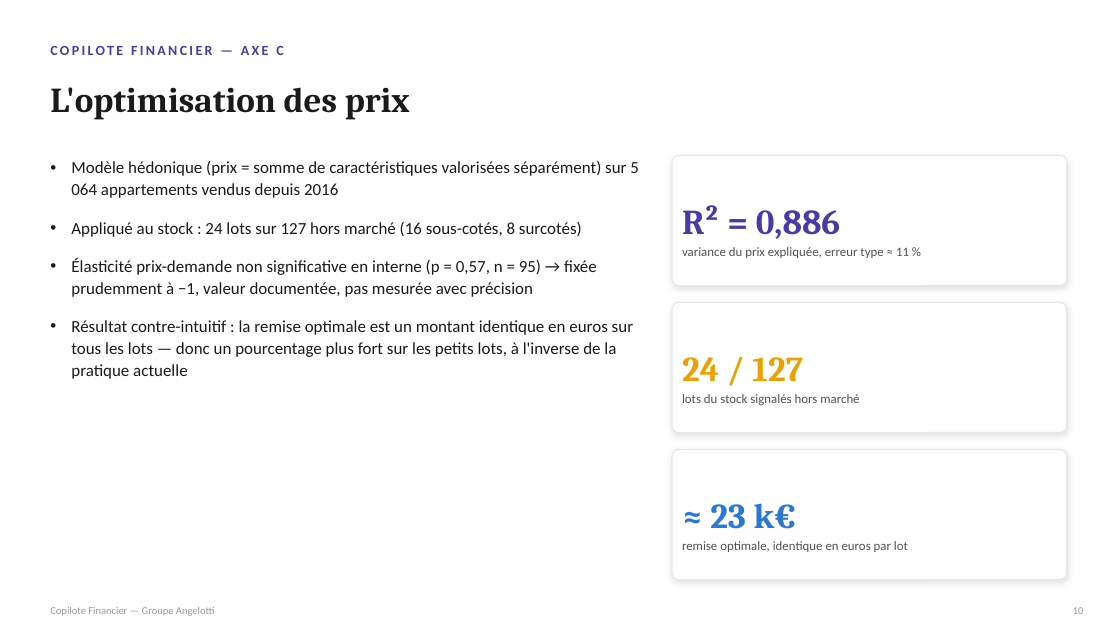
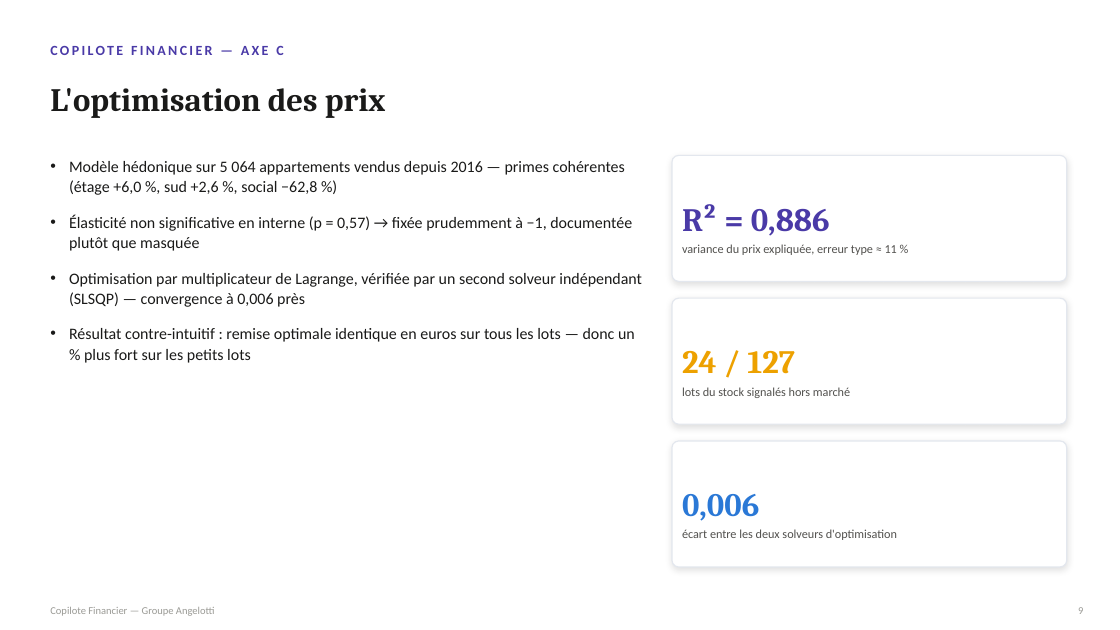
Before and after one commit to yzasmin/MemoireM2S2, a slide deck: slide 9 of soutenance_copilote_financier.pptx (slide 10 before the commit). Drawn at 1120x630 pixels with LibreOffice and Linux fonts; fonts in the diff are those of the drawing. Boxes give left, top, right and bottom in pixels: in the first picture for what was removed or moved away, otherwise in the second. Text is boxed around its words. In the diff, an @@ line names an element or a change of style, - is before the commit and + after.

```diff
--- a/soutenance_copilote_financier.pptx
+++ b/soutenance_copilote_financier.pptx
@@ text at box(69, 161, 642, 363): text changed; size 14.5 to 13.7 pt @@
-• Modèle hédonique (prix = somme de caractéristiques valorisées séparément) sur 5 064 appartements vendus depuis 2016
-• Appliqué au stock : 24 lots sur 127 hors marché (16 sous-cotés, 8 surcotés)
-• Élasticité prix-demande non significative en interne (p = 0,57, n = 95) → fixée prudemment à −1, valeur documentée, pas mesurée avec précision
-• Résultat contre-intuitif : la remise optimale est un montant identique en euros sur tous les lots — donc un pourcentage plus fort sur les petits lots, à l'inverse de la pratique actuelle
+• Modèle hédonique sur 5 064 appartements vendus depuis 2016 — primes cohérentes (étage +6,0 %, sud +2,6 %, social −62,8 %)
+• Élasticité non significative en interne (p = 0,57) → fixée prudemment à −1, documentée plutôt que masquée
+• Optimisation par multiplicateur de Lagrange, vérifiée par un second solveur indépendant (SLSQP) — convergence à 0,006 près
+• Résultat contre-intuitif : remise optimale identique en euros sur tous les lots — donc un % plus fort sur les petits lots
@@ rounded rectangle: place and size @@
-rounded rectangle at box(672, 155, 1067, 286)
+rounded rectangle at box(672, 155, 1067, 281)
@@ text "variance du prix expliquée, erreur ..." at box(682, 244, 897, 255): size 11 to 10.5 pt @@
@@ rounded rectangle: place and size @@
-rounded rectangle at box(672, 302, 1067, 433)
+rounded rectangle at box(672, 298, 1067, 424)
@@ size 30 to 28 pt in 3 elements at box(50, 88, 386, 118), box(682, 204, 830, 236), box(682, 350, 795, 374) @@
@@ text "lots du stock signalés hors ..." at box(682, 387, 850, 398): size 11 to 10.5 pt @@
@@ text "lots du stock signalés hors ...": place and size @@
-text "lots du stock signalés hors ..." at box(682, 394, 859, 405)
+text "lots du stock signalés hors ..." at box(682, 387, 850, 398)
@@ proportions changed in 3 elements at box(672, 155, 1067, 281), box(672, 298, 1067, 424), box(672, 441, 1067, 567) @@
@@ rounded rectangle: place and size @@
-rounded rectangle at box(672, 450, 1067, 580)
+rounded rectangle at box(672, 441, 1067, 567)
@@ text at box(682, 494, 759, 521): text changed; size 30 to 28 pt @@
-≈ 23 k€
+0,006
@@ text at box(682, 529, 897, 540): text changed; size 11 to 10.5 pt @@
-remise optimale, identique en euros par lot
+écart entre les deux solveurs d'optimisation
@@ text at box(1078, 607, 1083, 614): text changed @@
-10
+9
```
Also in this commit, not shown: 7 other slides changed, 4 slides added, 4 slides removed, 3 other files.
